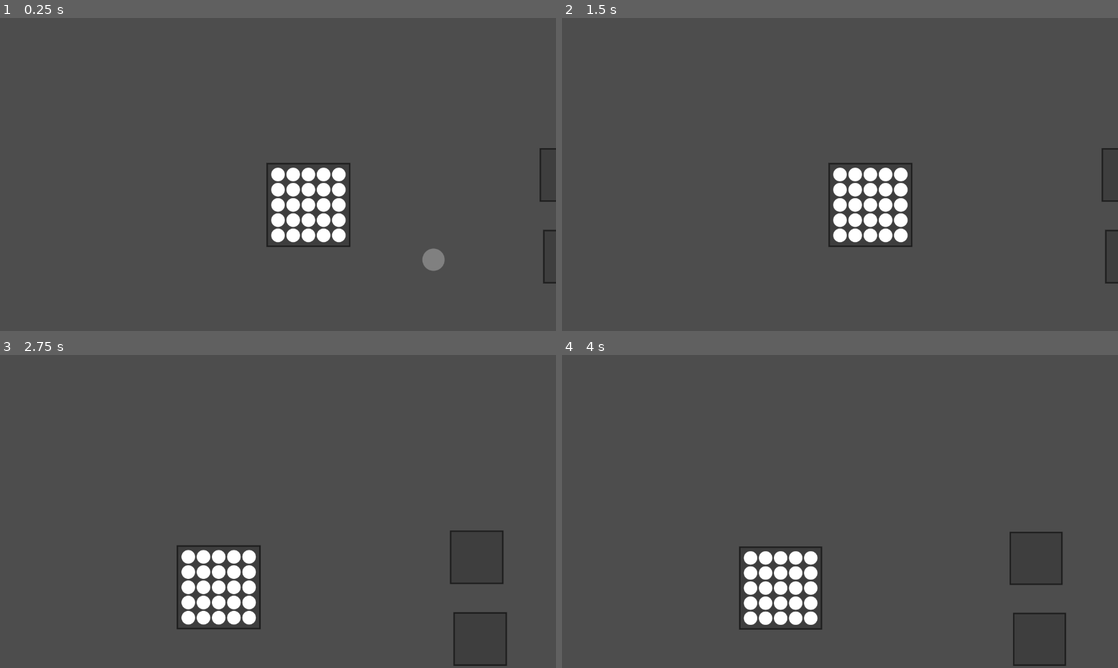
Above: before the commit, frames 1-4 (two rows, left to right).
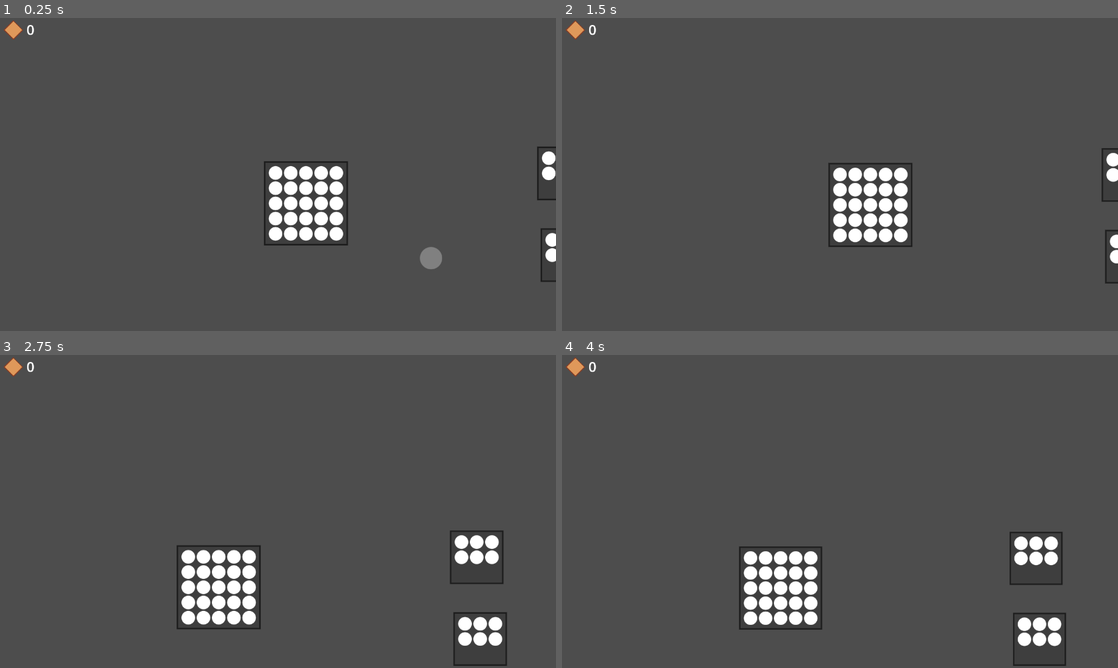
Above: after the commit, the same moments.

Repository: FoxyProgramm/PointsManagment
Game: Godot game, scene res://Scenes/main.tscn
Two runs of this game, one before a commit and one after it. Both use one fixed random seed, a clock stepped at 60 frames per second and the inputs below.
Inputs (mouse positions are in pixels of both pictures, inside the frame that each line leads up to):
- Up to frame 1 (0.25 s): no input
- Up to frame 2 (1.5 s): tap Enter at 0.5 s; move the mouse to (962, 158) at 0.52 s; hold - (minus_point) 0.53-1.28 s; move the mouse to (728, 190) at 1.27 s; tap = (plus_point) at 1.35 s
- Up to frame 3 (2.75 s): click (166, 527) at 2 s; move the mouse to (333, 442) at 2.02 s; press the mouse at (333, 442) at 2.03 s
- Up to frame 4 (4 s): move the mouse to (812, 574) at 2.77 s; release the mouse at (812, 574) at 2.78 s; tap Mouse wheel up (zoom_in) at 2.85 s; click (812, 574) at 3.5 s; move the mouse to (1006, 558) at 3.52 s; hold Mouse wheel down (zoom_out) from 3.53 s (still down)

The runs differ from the first frame. In frame 1, 2.6% of the frame differs, in the area x 0-100%, y 0-85%; in frame 2, 0.4%; in frame 3, 1.2%; in frame 4, 1.2%.

Commit message:
Aliens was added
Now there in game an aliens which buy circles for rombs

Diff:
--- /dev/null
+++ b/Resources/Points.tres
@@ -0,0 +1,11 @@
+[gd_resource type="Resource" script_class="PointsSave" load_steps=6 format=3 uid="uid://c18qr433doj03"]
+
+[ext_resource type="Script" uid="uid://b6qfxrryfvngg" path="res://Scripts/Points/PointRes.gd" id="1_d7f5m"]
+[ext_resource type="Script" uid="uid://bffib0q4cgs1b" path="res://Scripts/Classes/PointsSave.gd" id="1_pa4m1"]
+[ext_resource type="Resource" uid="uid://bblsfw587hq1u" path="res://Resources/Points/BigPoint.tres" id="2_5davt"]
+[ext_resource type="Resource" uid="uid://d0ffw1pcem8c2" path="res://Resources/Points/MainPoint.tres" id="3_2wwrb"]
+[ext_resource type="Resource" uid="uid://fq0k0u6tstju" path="res://Resources/Points/SecondPoint.tres" id="4_678sj"]
+
+[resource]
+script = ExtResource("1_pa4m1")
+points = Array[ExtResource("1_d7f5m")]([ExtResource("2_5davt"), ExtResource("3_2wwrb"), ExtResource("4_678sj")])
--- a/Resources/Points/BigPoint.tres
+++ b/Resources/Points/BigPoint.tres
@@ -4,6 +4,7 @@
 
 [resource]
 script = ExtResource("1_om3ph")
+name = "BIG POINT"
 radius = 25.0
 color = Color(0.34677193, 0.7504078, 0.60082054, 1)
 metadata/_custom_type_script = "uid://b6qfxrryfvngg"
--- a/Resources/Points/MainPoint.tres
+++ b/Resources/Points/MainPoint.tres
@@ -4,5 +4,6 @@
 
 [resource]
 script = ExtResource("1_rsiap")
+name = "White Point"
 radius = 15.0
 metadata/_custom_type_script = "uid://b6qfxrryfvngg"
--- a/Resources/Points/SecondPoint.tres
+++ b/Resources/Points/SecondPoint.tres
@@ -4,6 +4,7 @@
 
 [resource]
 script = ExtResource("1_2r4nh")
+name = "Orange Point"
 radius = 15.0
 color = Color(0.97353274, 0.51469576, 0.37625644, 1)
 metadata/_custom_type_script = "uid://b6qfxrryfvngg"
--- a/Scenes/main.tscn
+++ b/Scenes/main.tscn
@@ -8,6 +8,38 @@
 [ext_resource type="Resource" uid="uid://fq0k0u6tstju" path="res://Resources/Points/SecondPoint.tres" id="4_6bp64"]
 [ext_resource type="Script" uid="uid://2tcbkbjiutd" path="res://Scripts/Points/PointsDeliver.gd" id="4_21xkr"]
 [ext_resource type="Resource" uid="uid://bblsfw587hq1u" path="res://Resources/Points/BigPoint.tres" id="5_344ge"]
+[ext_resource type="Script" uid="uid://dlcc51tk70wat" path="res://Scripts/Points/Spaceship.gd" id="7_hptm8"]
+[ext_resource type="Script" uid="uid://ddaf8nfdasbjv" path="res://Scripts/Classes/BoxColor.gd" id="8_d1ilt"]
+[ext_resource type="Script" uid="uid://b7046nwx0cpqt" path="res://Scripts/Points/Buyer.gd" id="9_6iyac"]
+[ext_resource type="Script" uid="uid://b6qfxrryfvngg" path="res://Scripts/Points/PointRes.gd" id="10_fdnlq"]
+[ext_resource type="Script" uid="uid://bp15xgtxq71h2" path="res://Scripts/Gameplay/UI.gd" id="13_fdnlq"]
+
+[sub_resource type="Resource" id="Resource_jkdf5"]
+script = ExtResource("10_fdnlq")
+radius = 20.0
+color = Color(0.58393824, 0.79578745, 0.55246264, 1)
+metadata/_custom_type_script = "uid://b6qfxrryfvngg"
+
+[sub_resource type="Resource" id="Resource_6iyac"]
+script = ExtResource("8_d1ilt")
+color = Color(0.64326316, 0.5489906, 0.74862546, 1)
+outline = Color(0.23695357, 0.12041163, 0.39257225, 1)
+outline_width = 5.0
+metadata/_custom_type_script = "uid://ddaf8nfdasbjv"
+
+[sub_resource type="Gradient" id="Gradient_6iyac"]
+offsets = PackedFloat32Array(0.37951806)
+colors = PackedColorArray(0.5261102, 0.2409883, 0.14753622, 1)
+
+[sub_resource type="GradientTexture2D" id="GradientTexture2D_fdnlq"]
+gradient = SubResource("Gradient_6iyac")
+
+[sub_resource type="Gradient" id="Gradient_fdnlq"]
+offsets = PackedFloat32Array(0.40963855)
+colors = PackedColorArray(0.8757144, 0.5961092, 0.35627717, 1)
+
+[sub_resource type="GradientTexture2D" id="GradientTexture2D_jkdf5"]
+gradient = SubResource("Gradient_fdnlq")
 
 [node name="Node2D" type="Node2D"]
 
@@ -43,24 +75,28 @@
 position = Vector2(637, 154)
 script = ExtResource("1_jjgbg")
 sellable = true
+points = 6
 point_res = ExtResource("3_kry3j")
 
 [node name="To2" type="Node2D" parent="PointsManager/Storages"]
 position = Vector2(629, -34)
 script = ExtResource("1_jjgbg")
 sellable = true
+points = 6
 point_res = ExtResource("3_kry3j")
 
 [node name="To3" type="Node2D" parent="PointsManager/Storages"]
 position = Vector2(637, 707)
 script = ExtResource("1_jjgbg")
 sellable = true
+points = 6
 point_res = ExtResource("4_6bp64")
 
 [node name="To4" type="Node2D" parent="PointsManager/Storages"]
 position = Vector2(629, 519)
 script = ExtResource("1_jjgbg")
 sellable = true
+points = 6
 point_res = ExtResource("4_6bp64")
 
 [node name="Delivers" type="Node2D" parent="PointsManager"]
@@ -71,9 +107,85 @@
 max_delivered_points = 3
 speed = 10.0
 
+[node name="Buyers" type="Node2D" parent="PointsManager"]
+
+[node name="Buyer" type="Node2D" parent="PointsManager/Buyers"]
+visible = false
+position = Vector2(1275, 383)
+script = ExtResource("9_6iyac")
+buyer = SubResource("Resource_jkdf5")
+
+[node name="Buyer2" type="Node2D" parent="PointsManager/Buyers"]
+visible = false
+position = Vector2(1275, 383)
+script = ExtResource("9_6iyac")
+delay = 0.8
+buyer = SubResource("Resource_jkdf5")
+
+[node name="Spaceships" type="Node2D" parent="PointsManager"]
+
+[node name="Spaceship" type="Node2D" parent="PointsManager/Spaceships"]
+position = Vector2(1679, 383)
+script = ExtResource("7_hptm8")
+size = Vector2(200, 200)
+color_theme = SubResource("Resource_6iyac")
+
+[node name="Texts" type="Node2D" parent="PointsManager"]
+
 [node name="Camera2D" type="Camera2D" parent="."]
+position = Vector2(594, 373)
 position_smoothing_speed = 8.0
 script = ExtResource("2_bo1nx")
 
 [node name="Node" type="Node" parent="."]
 script = ExtResource("3_8gbba")
+
+[node name="UI" type="CanvasLayer" parent="."]
+script = ExtResource("13_fdnlq")
+
+[node name="Control" type="Control" parent="UI"]
+layout_mode = 3
+anchors_preset = 15
+anchor_right = 1.0
+anchor_bottom = 1.0
+grow_horizontal = 2
+grow_vertical = 2
+
+[node name="TextureRect" type="TextureRect" parent="UI/Control"]
+custom_minimum_size = Vector2(32, 32)
+layout_mode = 1
+offset_left = 15.0
+offset_top = 12.000002
+offset_right = 47.0
+offset_bottom = 44.0
+rotation = 0.7853982
+pivot_offset = Vector2(16, 16)
+texture = SubResource("GradientTexture2D_fdnlq")
+expand_mode = 1
+
+[node name="MarginContainer" type="MarginContainer" parent="UI/Control/TextureRect"]
+layout_mode = 1
+anchors_preset = 15
+anchor_right = 1.0
+anchor_bottom = 1.0
+grow_horizontal = 2
+grow_vertical = 2
+theme_override_constants/margin_left = 2
+theme_override_constants/margin_top = 2
+theme_override_constants/margin_right = 2
+theme_override_constants/margin_bottom = 2
+
+[node name="TextureRect2" type="TextureRect" parent="UI/Control/TextureRect/MarginContainer"]
+layout_mode = 2
+texture = SubResource("GradientTexture2D_jkdf5")
+expand_mode = 1
+metadata/_edit_use_anchors_ = true
+
+[node name="Money" type="Label" parent="UI/Control"]
+layout_mode = 1
+offset_left = 61.0
+offset_top = 4.0
+offset_right = 79.0
+offset_bottom = 49.0
+theme_override_font_sizes/font_size = 32
+text = "0"
--- a/Scripts/Classes/BoxColor.gd
+++ b/Scripts/Classes/BoxColor.gd
@@ -1,7 +1,7 @@
 class_name BoxColor extends Resource
-var color:Color
-var outline:Color
-var outline_width:float = 2.0
+@export var color:Color
+@export var outline:Color
+@export var outline_width:float = 2.0
 static func create(color_:Color, outline_:Color, outline_width_:float = 2.0) -> BoxColor:
 	var result := BoxColor.new()
 	result.color = color_
--- /dev/null
+++ b/Scripts/Classes/PointsSave.gd
@@ -0,0 +1,3 @@
+class_name PointsSave extends Resource
+
+@export var points:Array[Point] = []
--- /dev/null
+++ b/Scripts/DevTools/PointsSaver.gd
@@ -0,0 +1,18 @@
+@tool
+extends EditorScript
+
+var custom_points:Array[Point] = []
+
+func _run() -> void:
+	var new_save:=PointsSave.new()
+	var points:Array[Point] = []
+	for file in DirAccess.get_files_at("res://Resources/Points/"):
+		points.append( load("res://Resources/Points/" + file) )
+	new_save.points = points
+	if custom_points:
+		new_save.points.append_array(custom_points)
+
+	if ResourceSaver.save(new_save, "res://Resources/Points.tres") == 0:
+		print("Resource was saved!")
+	else :
+		print("Something went wrong with saving resource")
--- /dev/null
+++ b/Scripts/Gameplay/UI.gd
@@ -0,0 +1,15 @@
+class_name UI extends CanvasLayer
+
+func _ready() -> void:
+	Global.ui = self
+
+var tween:Tween
+
+func draw_money() -> void:
+	if tween and tween.is_running(): tween.kill()
+
+	$Control/Money.text = str(Global.money)
+	$Control/Money.position.y = -8
+
+	tween = create_tween()
+	tween.tween_property($Control/Money, "position:y", 4, 0.3).set_trans(Tween.TRANS_QUAD).set_ease(Tween.EASE_OUT)
--- a/Scripts/Global.gd
+++ b/Scripts/Global.gd
@@ -3,9 +3,23 @@
 signal final_ready
 var is_ready:bool = false
 
+var all_points:Array[Point] = []
+
 var points_manager:PointsManager
+var ui:UI
+
+var money:int = 0 :
+	set(value) :
+		money = value
+		ui.draw_money()
 
 func _ready() -> void:
+	var save_points:PointsSave = load("res://Resources/Points.tres")
+	all_points = save_points.points
 	await get_tree().create_timer(1.0).timeout
 	final_ready.emit()
 	is_ready = true
+
+
+func get_walk_time_by_distance(dist:float, multiplier:float = 10.0) -> float:
+	return dist / ( 100 * multiplier )
--- /dev/null
+++ b/Scripts/Points/Buyer.gd
@@ -0,0 +1,90 @@
+class_name Buyer extends Node2D
+
+var shop_list:Dictionary[Point, int] = {}
+var shopping_cart:Dictionary[Point, int] = {}
+
+var on_board:bool = false
+@export_range(0.0, 2.0, 0.05) var delay:float = 0.5
+@export_range(1.0, 10.0, 0.05) var speed_multiplier:float = 2.0
+
+@export var buyer:Point
+@export var linked_ship:Spaceship
+
+func generate_shop_list() -> void:
+	shop_list.clear()
+	shopping_cart.clear()
+
+	for point_ in Global.all_points:
+		var point :Point = point_
+		var quantity:int = randi_range(1, 4)
+		shop_list[point] = quantity
+
+func delink_ship() -> void:
+	linked_ship.arrive.disconnect(shopping)
+	linked_ship.away.disconnect(hide)
+	linked_ship.travel.disconnect(on_travel)
+	if on_board:
+		linked_ship.passengers_on_board -= 1
+		on_board = false
+	linked_ship.all_passengers -= 1
+
+	linked_ship = null
+
+func link_ship(ship:Spaceship) -> void:
+	linked_ship = ship
+	on_board = false
+
+	linked_ship.arrive.connect(shopping)
+	linked_ship.away.connect(hide)
+	linked_ship.travel.connect(on_travel)
+	linked_ship.all_passengers += 1
+	self.global_position = linked_ship.global_position
+
+func on_travel() -> void:
+	on_board = false
+	hide()
+
+func _ready() -> void:
+	link_ship($"../../Spaceships/Spaceship")
+	if !Global.is_ready:
+		await Global.final_ready
+	generate_shop_list()
+
+func complain_for_lack_of_points(point:Point) -> void:
+	print("There no points like: ", point.name)
+
+func shopping() -> void:
+	show()
+	for point in shop_list:
+		await get_tree().create_timer(delay).timeout
+		var storage = Global.points_manager.get_storage_by_points(point, true, true, false, true)
+		if storage:
+			shopping_cart[point] = 0
+
+			var tween := create_tween()
+			tween.tween_property(self, "global_position", storage.global_position, Global.get_walk_time_by_distance(global_position.distance_to(storage.global_position))).set_trans(Tween.TRANS_CUBIC)
+			await tween.finished
+
+			while shopping_cart[point] < shop_list[point]:
+				if storage.remove_point():
+					shopping_cart[point] += 1
+					Global.money += 1
+					await get_tree().create_timer(0.1).timeout
+				else :
+					complain_for_lack_of_points(point)
+					break
+		else :
+			complain_for_lack_of_points(point)
+
+	var tween_ := create_tween()
+	tween_.tween_property(self, "global_position", linked_ship.global_position, Global.get_walk_time_by_distance(global_position.distance_to(linked_ship.global_position))).set_trans(Tween.TRANS_CUBIC)
+	await tween_.finished
+
+	linked_ship.passengers_on_board += 1
+	on_board = true
+
+func _draw() -> void:
+	draw_circle(Vector2.ZERO, buyer.radius, buyer.color, true, -1, true)
+
+	for point in shopping_cart:
+		pass
--- a/Scripts/Points/PointRes.gd
+++ b/Scripts/Points/PointRes.gd
@@ -1,4 +1,5 @@
 class_name Point extends Resource
 
+@export var name:String = ""
 @export var radius:float
 @export var color:=Color.WHITE
--- a/Scripts/Points/PointsStorage.gd
+++ b/Scripts/Points/PointsStorage.gd
@@ -37,6 +37,9 @@
 	points -= 1
 	return true
 
+func get_points_to_fill() -> int:
+	return max_points_count - points
+
 func get_max_size() -> Vector2:
 	return Vector2(
 		(max_columns * point_res.radius * 2) + ( (max_columns - 1) * space_between ),
--- /dev/null
+++ b/Scripts/Points/Spaceship.gd
@@ -0,0 +1,58 @@
+class_name Spaceship extends Node2D
+
+var all_passengers:int = 0
+var passengers_on_board:int = 0 :
+	set(value) :
+		passengers_on_board = value
+		if all_passengers == 0 : return
+		if passengers_on_board == all_passengers:
+			passengers_on_board = 0
+			toggle_arrive(false)
+
+@warning_ignore("unused_signal")
+signal arrive
+signal travel
+@warning_ignore("unused_signal")
+signal away
+
+enum STATES{ARRIVED, TRAVEL, AWAY}
+var state:STATES
+
+var centered_rect:Rect2
+
+@export var size := Vector2(100, 100)
+@export var color_theme:BoxColor
+
+var arrive_linear:float = 0.0 :
+	set(value):
+		arrive_linear = value
+		update_arriving()
+
+var arrive_tween:Tween
+
+func toggle_arrive(state_:bool) -> bool:
+	if state == STATES.TRAVEL: return false
+	travel.emit()
+	state = STATES.TRAVEL
+	if arrive_tween and arrive_tween.is_running(): arrive_tween.kill()
+	arrive_tween = create_tween()
+	arrive_tween.tween_property(self, "arrive_linear", ( 1 if state_ else 0 ), 3.0 ).set_trans(Tween.TRANS_CUBIC).set_ease(Tween.EASE_IN)
+	await arrive_tween.finished
+	state = STATES.ARRIVED if state_ else STATES.AWAY
+	emit_signal("arrive" if state_ else "away")
+	return true
+
+func update_arriving() -> void:
+	self.modulate.a = arrive_linear
+	self.scale = Vector2.ONE + Vector2.ONE * (1.0-arrive_linear)
+	self.rotation = 1.571 * arrive_linear
+
+func _ready() -> void:
+	update_arriving()
+	centered_rect = Rect2( -size/2, size )
+	await get_tree().create_timer(2).timeout
+	print(await toggle_arrive(true))
+
+func _draw() -> void:
+	draw_rect(centered_rect, color_theme.color )
+	draw_rect(centered_rect, color_theme.outline, false, color_theme.outline_width, true)
Not shown: 1 places in Scenes/main.tscn that only renumber resources
Not shown, added: Scripts/Classes/PointsSave.gd.uid
Not shown, added: Scripts/DevTools/PointsSaver.gd.uid
Not shown, added: Scripts/Gameplay/UI.gd.uid
Not shown, added: Scripts/Points/Buyer.gd.uid
Not shown, added: Scripts/Points/Spaceship.gd.uid
